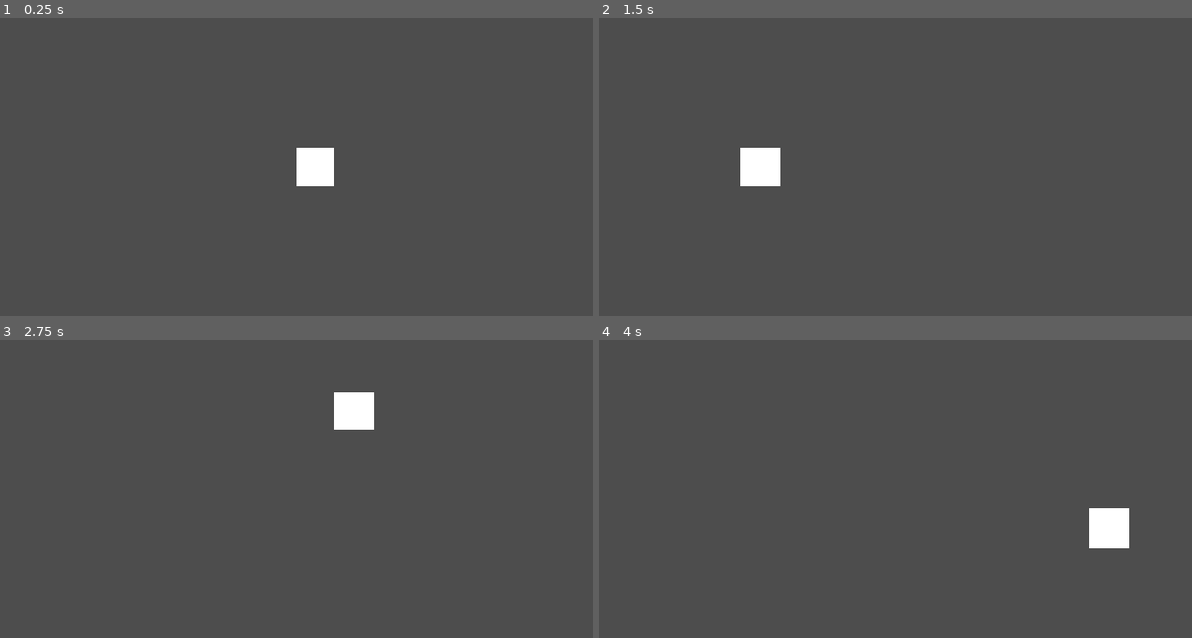
Above: before the commit, frames 1-4 (two rows, left to right).
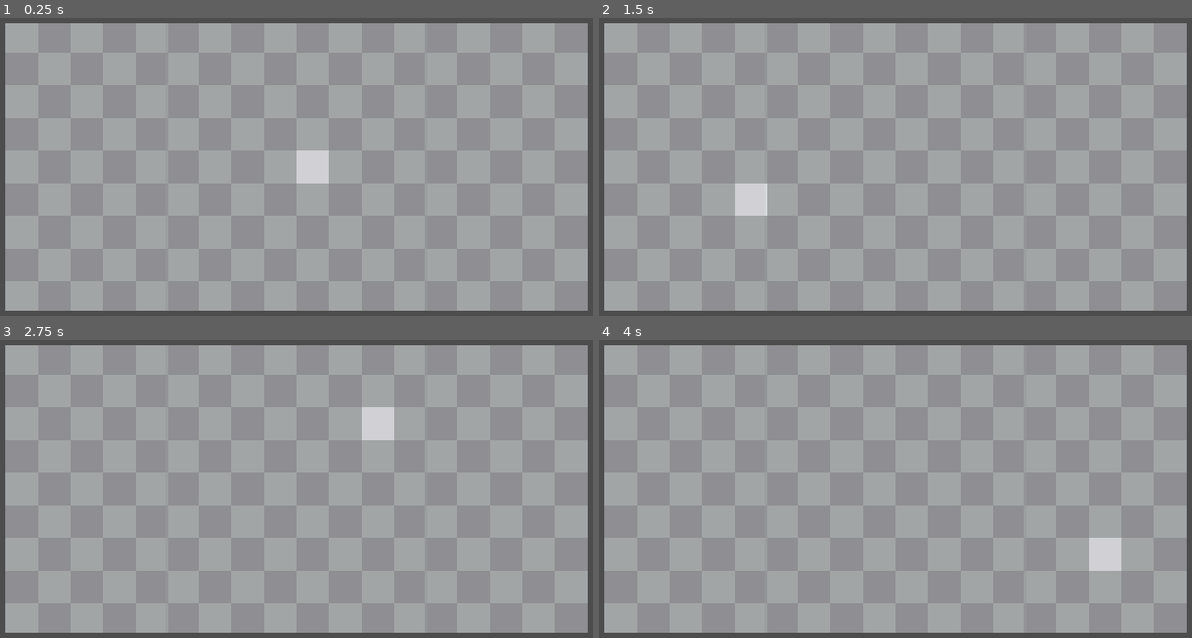
Above: after the commit, the same moments.

Repository: IljaGerasimov/TrapChess
Game: Godot game, scene res://scenes/levels/LevelPawn.tscn
Same seed, same stepped clock (60 frames per second), same inputs: the game is played once before the commit and once after it. This scene is started directly instead of the project's main scene.
Inputs (mouse positions are in pixels of both pictures, inside the frame that each line leads up to):
- Up to frame 1 (0.25 s): no input
- Up to frame 2 (1.5 s): tap Enter at 0.5 s; move the mouse to (1049, 149) at 0.52 s; tap Space at 1.25 s; move the mouse to (753, 184) at 1.27 s
- Up to frame 3 (2.75 s): tap Enter at 2 s; move the mouse to (367, 411) at 2.02 s
- Up to frame 4 (4 s): tap Space at 2.75 s; move the mouse to (859, 557) at 2.77 s; tap Enter at 3.5 s; move the mouse to (1103, 542) at 3.52 s

The runs differ from the first frame. In frame 1, 95% of the frame differs, in the area x 0-100%, y 1-99%; in frame 2, 95%; in frame 3, 95%; in frame 4, 95%.

Commit message:
added sprites

Diff:
--- a/scenes/levels/LevelPawn.tscn
+++ b/scenes/levels/LevelPawn.tscn
@@ -16,5 +16,8 @@
 [node name="Sprite2D" type="Sprite2D" parent="."]
 texture_repeat = 2
 texture = ExtResource("2_4nkvv")
+centered = false
 region_enabled = true
-region_rect = Rect2(2304, 1152, 0, 0)
+region_rect = Rect2(0, 0, 2304, 1152)
+
+[node name="Sprite2D2" type="Sprite2D" parent="."]
--- a/scenes/levels/level_pawn.gd
+++ b/scenes/levels/level_pawn.gd
@@ -1,12 +1,52 @@
 extends Node2D
 
+# the holy proportions
+const GRID_WIDTH = 18
+const GRID_HEIGHT = 9
+const TILE_SIZE = 128
+
+# The big leagues
+enum Tool { NONE, BLOCK, SPIKE, SPAWN, FINISH }
+var current_tool = Tool.BLOCK
+
+# LOAD ASSETS
+var tex_block = preload("res://sprites/PlatformClosed.png")
+var tex_spike = preload("res://sprites/TrapOpen.png")
+var tex_spawn = preload("res://sprites/Spawn_tile.png")
+var tex_finish = preload("res://sprites/Spawnandfinish_tile.png")
+
+@onready var preview = $PlacementPreview
+
+func _ready():
+	setup_camera()
+	# optionally drawss an empty grid for orientation
+	queue_redraw()
+
+func setup_camera():
+	var cam = Camera2D.new()
+	add_child(cam)
+
+	# calculates the center of the grid
+	var center_x = (GRID_WIDTH * TILE_SIZE) / 2
+	var center_y = (GRID_HEIGHT * TILE_SIZE) / 2
+	cam.position = Vector2(center_x, center_y)
+
+	# calculates zoom, so that 2304px can fit into a 1920px screen
+	# 1920 / 2304 = ~0.83
+	var zoom_factor = 1920.0 / (GRID_WIDTH * TILE_SIZE)
+	cam.zoom = Vector2(zoom_factor, zoom_factor)
+
 func _process(_delta):
+	# Softsnapping for the preview
+	# rounding mouse_pos to the nearest multiple of 128
 	var mouse_pos = get_global_mouse_position()
+	var snap_x = floor(mouse_pos.x / TILE_SIZE) # * 128
+	var snap_y = floor(mouse_pos.y / TILE_SIZE) # * 128
 
-	# Snapping-Logic
-	# rounding mouse_pos to the nearest multiple of 128
-	var snap_x = floor(mouse_pos.x / 128) * 128
-	var snap_y = floor(mouse_pos.y / 128) * 128
+	# constraint to game area
+	snap_x = clamp(snap_x, 0, GRID_WIDTH - 1)
+	snap_y = clamp(snap_y, 0, GRID_HEIGHT - 1)
 
 	# preview jumps from tile to tile
-	$PlacementPreview.global_position = Vector2(snap_x, snap_y)
+	preview.global_position = Vector2(snap_x * TILE_SIZE, snap_y * TILE_SIZE)
+	# $PlacementPreview.global_position = Vector2(snap_x, snap_y)
Binary file added: sprites/FinishFlag1.png
Not shown, added: sprites/FinishFlag1.png.import
Binary file added: sprites/FinishFlag2.png
Not shown, added: sprites/FinishFlag2.png.import
Binary file added: sprites/FinishFlag3.png
Not shown, added: sprites/FinishFlag3.png.import
Binary file added: sprites/Finish_tile.png
Not shown, added: sprites/Finish_tile.png.import
Binary file added: sprites/PawnFigure.png
Not shown, added: sprites/PawnFigure.png.import
Binary file added: sprites/Spawn_tile.png
Not shown, added: sprites/Spawn_tile.png.import
(and 2 more such lines)
